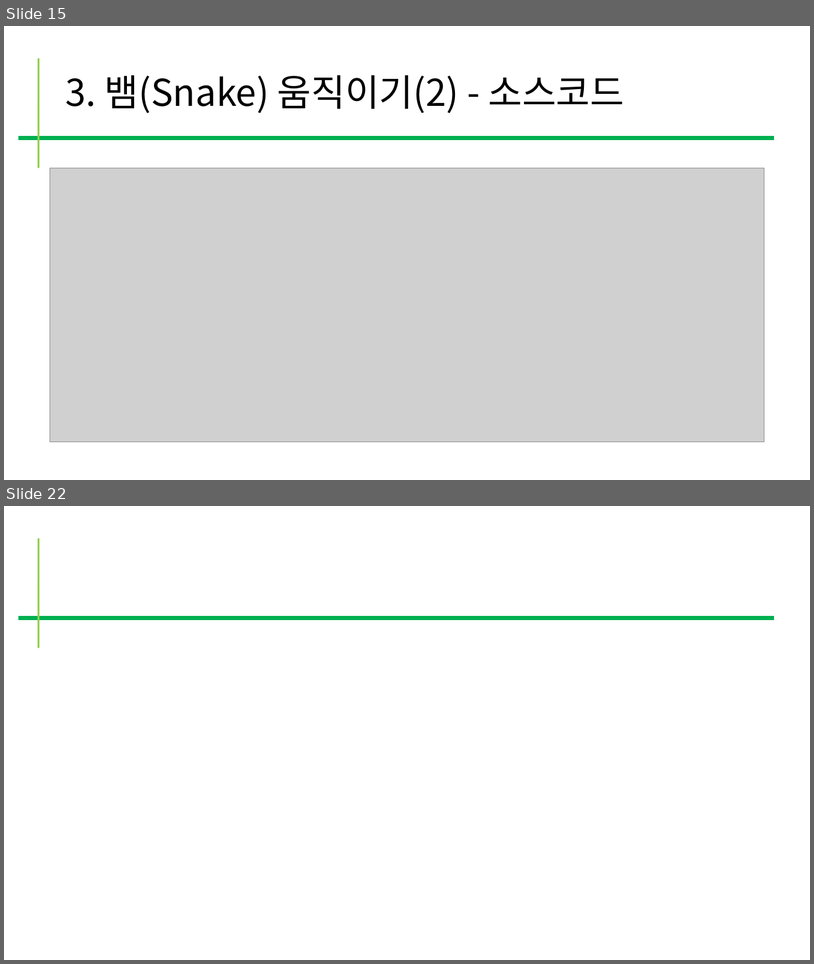
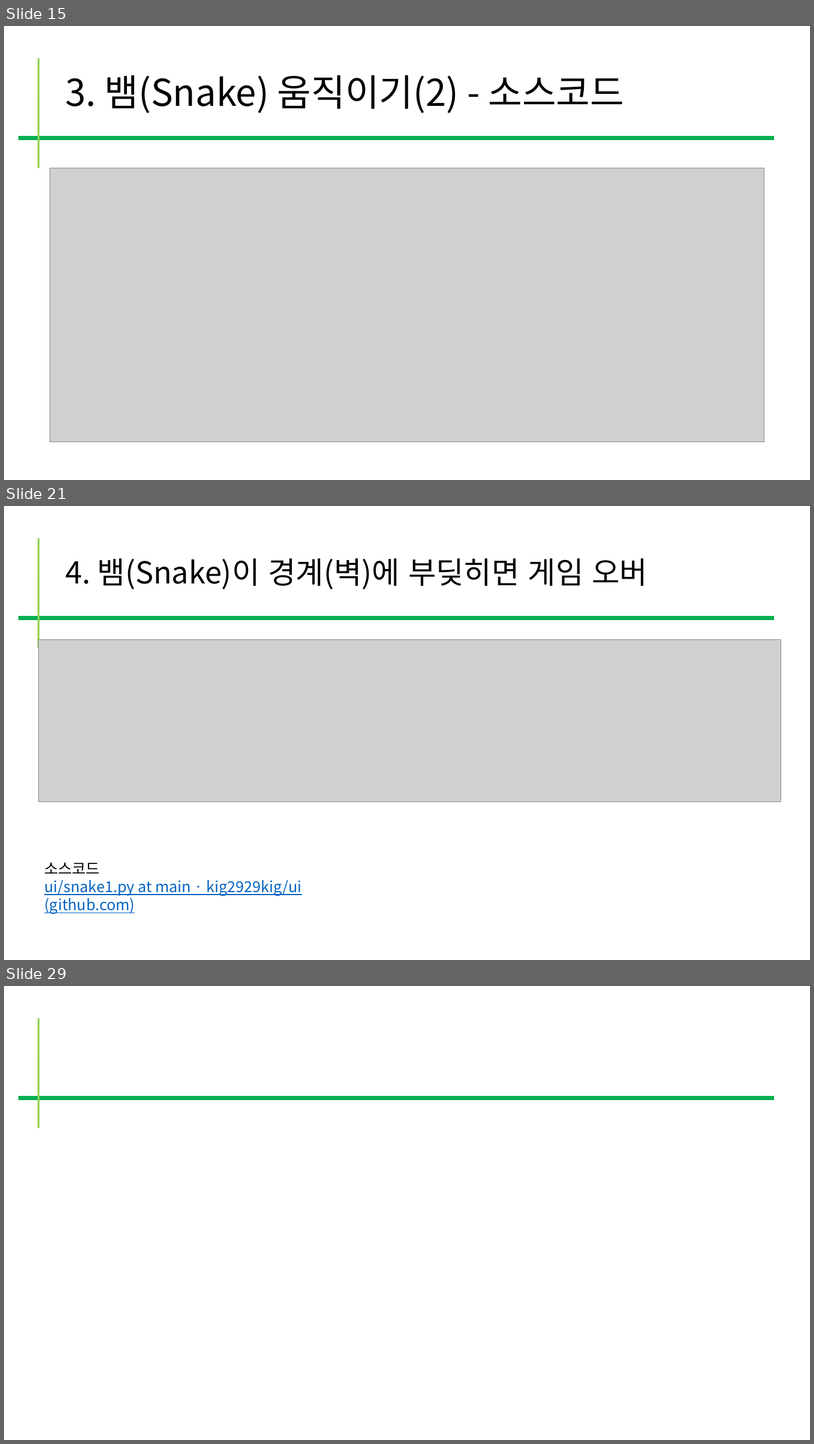
Before and after one commit to kig2929kig/ui, a slide deck: snake.pptx. Shown one above the other, each under a label of ours: slides 15 and 22 before the commit, slides 15, 21 and 29 after it; the slides between them are not shown. The pictures are 814x964 and 814x1444 pixels, drawn with LibreOffice and Linux fonts; fonts in the diff are those of the drawing; grey boxes stand for pictures. Boxes give left, top, right and bottom in pixels: in the first picture for what was removed or moved away, otherwise in the second. Text is boxed around its words. In the diff, an @@ line names an element or a change of style, - is before the commit and + after.

```diff
--- a/snake.pptx
+++ b/snake.pptx
@@ slide 21 added at (4, 506, 810, 960), background #FFFFFF @@
@@ line added from (38, 538) to (38, 648), #92D050 2.25 pt @@
@@ title added at (65, 558, 648, 589), 36 pt, text #000000 @@
+4. 뱀(Snake)이 경계(벽)에 부딪히면 게임 오버
@@ line added from (18, 618) to (775, 618), #00B050 4.5 pt @@
@@ picture added at (38, 639, 782, 801) @@
@@ text added at (44, 862, 302, 913), 18 pt, text #0563C1, underline @@
+소스코드
+ui/snake1.py at main · kig2929kig/ui (github.com)
@@ what was slide 22 is now slide 29 @@
```
Also in this commit, not shown: 7 slides changed, 7 other slides added.
